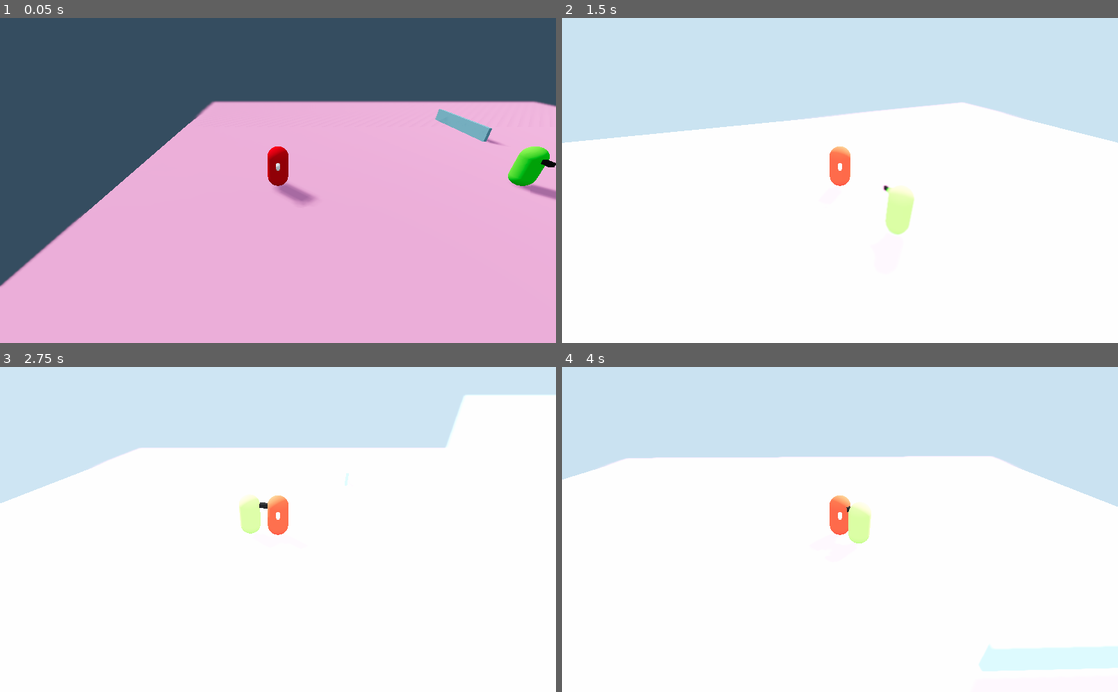
Above: before the commit, frames 1-4 (two rows, left to right).
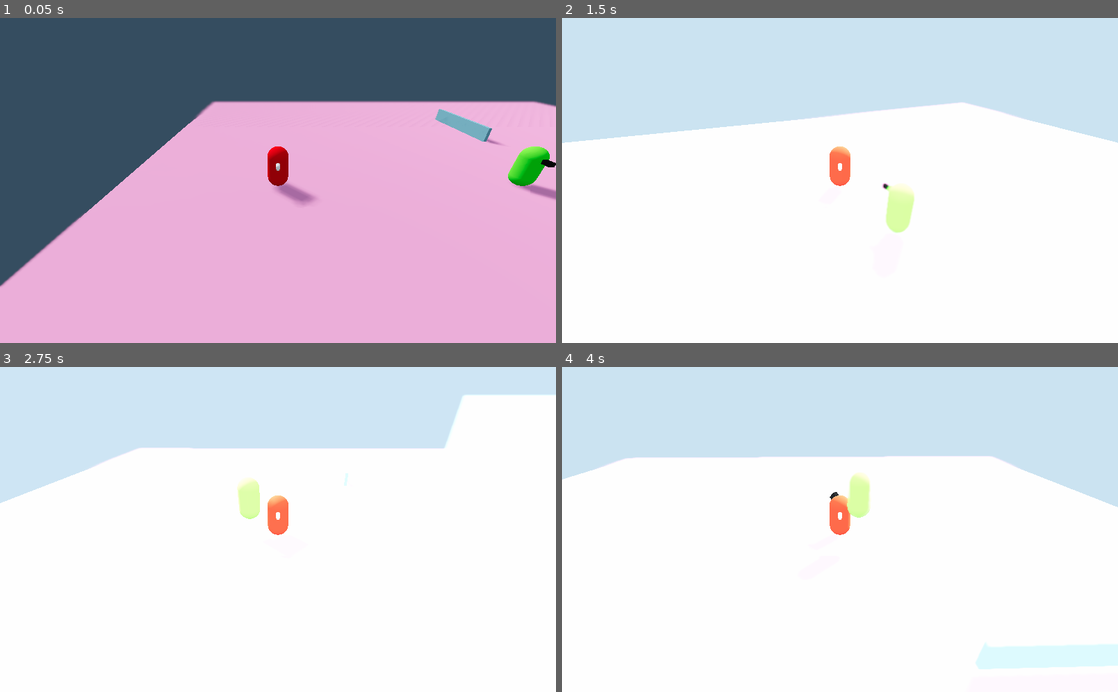
Above: after the commit, the same moments.

Repository: EispriStic/HumanZ
Game: Godot game, scene res://Scenes/TestWorld.tscn
Same seed, same stepped clock (60 frames per second), same inputs: the game is played once before the commit and once after it. A sky picture missing from this copy of the repository is replaced by a grey-blue gradient.
Inputs:
- Up to frame 1 (0.05 s): no input
- Up to frame 2 (1.5 s): hold Right (ui_right) 0.53-1.28 s; tap Ctrl (accroupie) at 0.6 s; hold Down (ui_down) from 1.28 s (still down); tap Q (camera_left) at 1.35 s
- Up to frame 3 (2.75 s): release Down (ui_down) at 2.03 s; hold Right (ui_right) from 2.03 s (still down); tap E (camera_right) at 2.1 s
- Up to frame 4 (4 s): release Right (ui_right) at 2.78 s; hold Up (ui_up) 2.78-3.53 s; tap Ctrl (accroupie) at 2.85 s; hold Left (ui_left) from 3.53 s (still down); tap Q (camera_left) at 3.6 s

The runs differ from the first frame. In frame 2, less than 0.1% of the frame differs, in the area x 57-64%, y 50-67%; in frame 3, 0.6%; in frame 4, 1.1%, in the area x 0-100%, y 27-94%.

Commit message:
Fix Gravity

Diff:
--- a/Scripts/Classes/Joueur.gd
+++ b/Scripts/Classes/Joueur.gd
@@ -16,14 +16,9 @@
 
 	direction_ground = direction_ground.rotated(-rotation.y+PI)
 
-	if not is_on_floor():
-		velocity_y -= Global.gravity * delta
-	else:
-		velocity_y = 0.0
-
 	var velocity = Vector3(
 		direction_ground.x * actual_speed,
-		velocity_y,
+		velocity_y - Global.gravity * delta,
 		direction_ground.y * actual_speed)
 
 	move_and_slide(velocity,Vector3.UP)
--- a/Scripts/Classes/ZombieSmart.gd
+++ b/Scripts/Classes/ZombieSmart.gd
@@ -24,7 +24,7 @@
 
 	if i_path < path.size():
 		var direction = path[i_path] - translation
-		direction.y = 0
+		direction.y = Global.gravity * delta
 		if cible_vue == null:
 			$Vue.look_at(Vector3(
 				path[i_path].x,
@@ -34,11 +34,6 @@
 		if direction.length() < 1:
 			i_path += 1
 		direction = direction.normalized() * speed
-		if not is_on_floor():
-			velocity_y -= Global.gravity * delta
-			direction.y = velocity_y
-		else:
-			velocity_y = 0.0
 		move_and_slide(direction, Vector3.UP)
 
 func find_path(cible):
